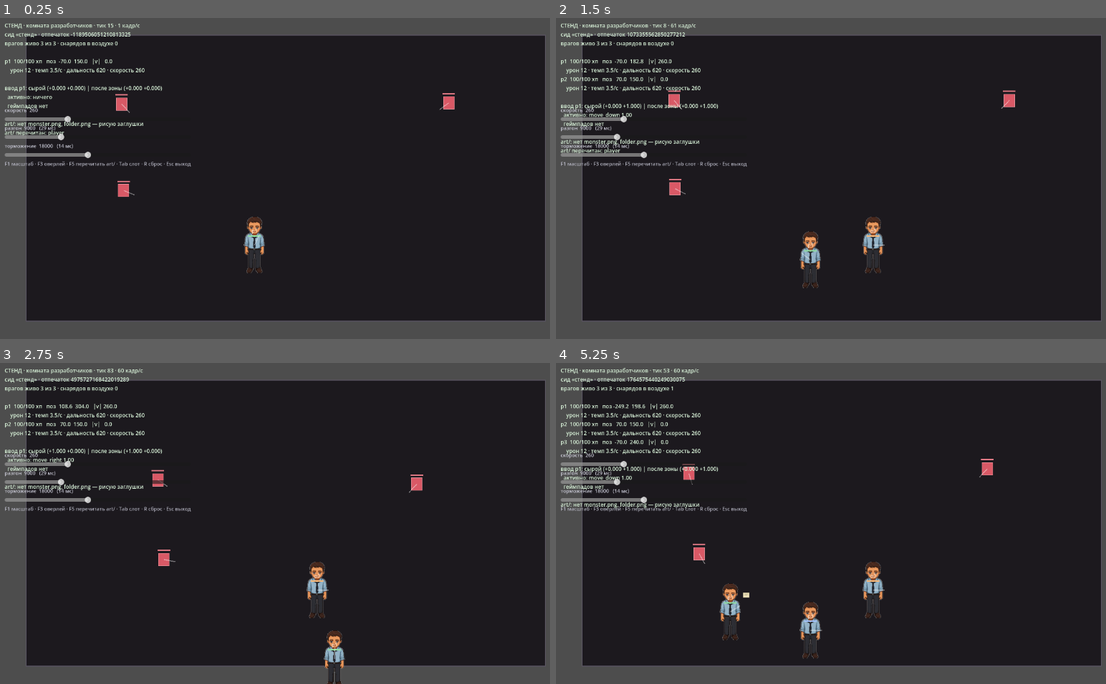
Above: before the commit, frames 1-4 (two rows, left to right).
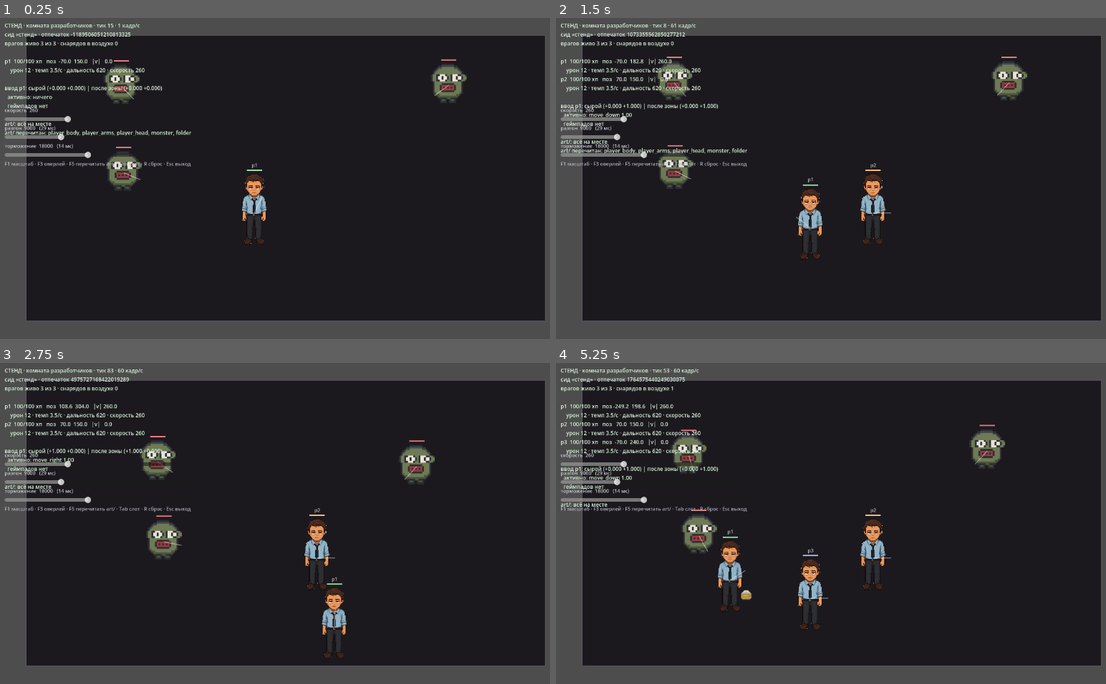
Above: after the commit, the same moments.

Repository: e2or28/lomka
Game: Godot game, scene res://game/dev_sandbox.tscn
The game is run twice, just before and just after one commit, with the same random seed, the same clock (stepped at 60 frames per second) and the same inputs.
Inputs (mouse positions are in pixels of both pictures, inside the frame that each line leads up to):
- Up to frame 1 (0.25 s): no input
- Up to frame 2 (1.5 s): tap Enter at 0.5 s; move the mouse to (968, 162) at 0.52 s; hold D 0.53-1.28 s; tap Tab at 0.6 s; click (968, 162) at 0.67 s; tap Space at 0.77 s; move the mouse to (726, 194) at 1.27 s; hold S from 1.28 s (still down); tap R at 1.35 s
- Up to frame 3 (2.75 s): tap Space at 1.52 s; move the mouse to (341, 452) at 2.02 s; release S at 2.03 s; hold D from 2.03 s (still down); tap E at 2.1 s
- Up to frame 4 (5.25 s): move the mouse to (814, 587) at 2.77 s; release D at 2.78 s; hold W 2.78-3.53 s; tap F at 2.85 s; click (814, 587) at 2.92 s; tap Space at 3.02, 3.77, 4.52 s; move the mouse to (1012, 571) at 3.52 s; hold A 3.53-5.03 s; tap Tab at 3.6 s; move the mouse to (671, 475) at 4.27 s; tap R at 4.35 s; move the mouse to (869, 523) at 5.02 s; hold S from 5.03 s (still down); tap E at 5.1 s; click (869, 523) at 5.17 s

The runs differ from the first frame. In frame 1, 2.8% of the frame differs, in the area x 3-85%, y 12-80%; in frame 2, 3.5%; in frame 3, 3.4%; in frame 4, 4.2%, in the area x 3-82%, y 19-92%.

Commit message:
Персонаж послойно, заглушки монстра и папки, ярлык на рабочем столе
Персонаж пришёл в правильном виде: нативное разрешение без апскейла,
прозрачность без полупрозрачных пикселей, три слоя на общем холсте с
координатами и точками вращения. Проверено — body, arms и head собираются
в мастер пиксель-в-пиксель, ноль расхождений на 24576 пикселей.

Стенд теперь рисует персонажа слоями, а не картинкой целиком. Якорь —
character_root из art/player_layers.json: это точка под ногами, а не центр
холста, иначе тело плавало бы над полом. Заодно это задел на анимацию:
рука с точкой вращения — уже бросок папки, а не новый спрайт.

Монстр и папка — заглушки, и названы так намеренно. Рисуются кодом из
пиксельных карт в палитре персонажа: заглушку положено выбросить, когда
придёт настоящий спрайт, а до тех пор её надо уметь править. Карта строками
правится за секунды и читается в диффе, PNG в гите — непрозрачный бинарник,
который никто не тронет.

Ярлык на рабочем столе — настоящий .app, а не .command: тот открывал бы
окно Терминала и оставлял висеть после выхода из игры. Пути внутрь бандла
подставлены абсолютные, потому что приложение стартует без shell-окружения.
Иконка собирается из спрайта персонажа. Проверено запуском: Metal,
Forward+, нативно на M1.

Co-Authored-By: Claude Opus 5 <noreply@anthropic.com>

Diff:
--- /dev/null
+++ b/art/player_layers.json
@@ -0,0 +1,32 @@
+{
+  "format_version": 1,
+  "coordinate_origin": "top_left",
+  "layer_order_back_to_front": [
+    "body",
+    "arms",
+    "head"
+  ],
+  "sets": {
+    "godot_128": {
+      "canvas_size": [128, 192],
+      "character_root": [64, 174],
+      "head_pivot": [64, 69],
+      "left_arm_pivot": [45, 63],
+      "right_arm_pivot": [83, 63]
+    },
+    "godot_256": {
+      "canvas_size": [256, 384],
+      "character_root": [128, 348],
+      "head_pivot": [128, 138],
+      "left_arm_pivot": [90, 126],
+      "right_arm_pivot": [166, 126]
+    },
+    "source_1024": {
+      "canvas_size": [1024, 1536],
+      "character_root": [512, 1392],
+      "head_pivot": [512, 552],
+      "left_arm_pivot": [360, 504],
+      "right_arm_pivot": [664, 504]
+    }
+  }
+}
--- a/game/dev_sandbox.gd
+++ b/game/dev_sandbox.gd
@@ -27,7 +27,11 @@
 
 ## Спрайты, которые стенд ищет в art/. Нет файла — рисуется заглушка.
 ## Положи PNG с таким именем и нажми F5.
-const SPRITES: Array[String] = ["player", "monster", "folder"]
+## Персонаж собран из слоёв — см. art/player_layers.json. Монстр и папка
+## пока заглушки из tools/make_placeholder_art.py.
+const SPRITES: Array[String] = [
+	"player_body", "player_arms", "player_head", "monster", "folder",
+]
 
 const SEED := "стенд"
 const MONSTERS := 3
--- a/game/world_view.gd
+++ b/game/world_view.gd
@@ -13,8 +13,19 @@
 const Projectile = preload("res://sim/projectile.gd")
 const RunState = preload("res://sim/run_state.gd")
 
-const BODY := Vector2(24, 28)
-const PROJECTILE := Vector2(14, 11)
+const BODY := Vector2(32, 40)
+const PROJECTILE := Vector2(18, 14)
+
+## Персонаж собирается из слоёв: корпус, руки, голова. Порядок от заднего
+## к переднему задан в art/player_layers.json и менять его нельзя — руки
+## обязаны лежать поверх корпуса, но под головой.
+##
+## Слои нарисованы на общем холсте 128x192 с общей системой координат,
+## поэтому кладутся друг на друга без подгонки. Якорь — character_root
+## оттуда же: это точка под ногами, а не центр холста. Совмещать надо её
+## с положением тела в симуляции, иначе персонаж будет плавать над полом.
+const PLAYER_LAYERS: Array[String] = ["player_body", "player_arms", "player_head"]
+const PLAYER_ROOT := Vector2(64, 174)
 
 const SLOT_COLORS: Array[Color] = [
 	Color(0.45, 0.85, 0.55),
@@ -73,12 +84,8 @@
 	elif downed:
 		color = color.darkened(0.5)
 
-	var sprite: Texture2D = textures.get("player" if is_player else "monster")
-	if sprite != null and actor.alive:
-		var size := sprite.get_size()
-		draw_texture_rect(sprite, Rect2(at - size * 0.5, size), false,
-			Color.WHITE if not downed else Color(0.55, 0.55, 0.6))
-	else:
+	var tint := Color.WHITE if not downed else Color(0.55, 0.55, 0.6)
+	if not _draw_sprite(actor, at, tint):
 		var box := Rect2(at - BODY * 0.5, BODY)
 		draw_rect(box, color, true)
 		draw_rect(box, color.lightened(0.35), false, 1.0)
@@ -92,22 +99,63 @@
 	_draw_health(actor, at, color)
 
 	if actor.aim != Vector2.ZERO and not downed:
-		draw_line(at, at + actor.aim.normalized() * 26.0, Color(1, 1, 1, 0.4), 2.0)
+		var from := at - Vector2(0, _sprite_height(actor) * 0.45)
+		draw_line(from, from + actor.aim.normalized() * 40.0, Color(1, 1, 1, 0.4), 2.0)
 
 	if actor.invulnerable > 0.0:
-		draw_arc(at, 20.0, 0, TAU, 20, Color(1, 1, 1, 0.35), 1.5)
+		draw_arc(at, 26.0, 0, TAU, 24, Color(1, 1, 1, 0.35), 1.5)
 
 	if is_player:
-		draw_string(ThemeDB.fallback_font, at + Vector2(-6, -BODY.y * 0.5 - 14),
+		draw_string(ThemeDB.fallback_font, at + Vector2(-6, -_sprite_height(actor) - 16.0),
 			"p%d" % (actor.slot + 1), HORIZONTAL_ALIGNMENT_LEFT, -1, 11, Color(1, 1, 1, 0.7))
+
+
+## Спрайт тела. Возвращает false, если рисовать нечем — тогда вызывающий
+## код кладёт заглушку.
+func _draw_sprite(actor: Actor, at: Vector2, tint: Color) -> bool:
+	if not actor.alive:
+		return false
+
+	if actor.kind == Actor.Kind.PLAYER:
+		var drawn := false
+		for layer in PLAYER_LAYERS:
+			var texture: Texture2D = textures.get(layer)
+			if texture == null:
+				continue
+			draw_texture(texture, at - PLAYER_ROOT, tint)
+			drawn = true
+		return drawn
+
+	var sprite: Texture2D = textures.get("monster")
+	if sprite == null:
+		return false
+	# Враг тоже стоит на полу: якорь по низу спрайта, а не по центру
+	var size := sprite.get_size()
+	draw_texture(sprite, at - Vector2(size.x * 0.5, size.y), tint)
+	return true
 
 
 func _draw_health(actor: Actor, at: Vector2, color: Color) -> void:
 	var maximum: float = actor.max_health()
 	if maximum <= 0.0:
 		return
-	var width := 28.0
-	var top := at + Vector2(-width * 0.5, -BODY.y * 0.5 - 8)
+	var width := 34.0
+	var top := at + Vector2(-width * 0.5, -_sprite_height(actor) - 10.0)
 	draw_rect(Rect2(top, Vector2(width, 3)), Color(0, 0, 0, 0.6), true)
 	var share := clampf(actor.health / maximum, 0.0, 1.0)
 	draw_rect(Rect2(top, Vector2(width * share, 3)), color.lightened(0.2), true)
+
+
+## Высота спрайта над полом — по ней ставятся полоска здоровья и подпись.
+## Заглушка ниже настоящего тела, и без этого подписи прыгали бы, стоит
+## положить в art/ новый файл.
+func _sprite_height(actor: Actor) -> float:
+	if actor.kind == Actor.Kind.PLAYER:
+		var head: Texture2D = textures.get("player_body")
+		if head != null:
+			return PLAYER_ROOT.y - 15.0
+	else:
+		var sprite: Texture2D = textures.get("monster")
+		if sprite != null:
+			return sprite.get_size().y
+	return BODY.y
Binary file added: art/folder.png
Binary file added: art/monster.png
Binary file changed: art/player.png
Binary file added: art/player_arms.png
Binary file added: art/player_body.png
Binary file added: art/player_head.png
Not shown, changed: CLAUDE.md
Not shown, added: tools/make_desktop_launcher.sh
